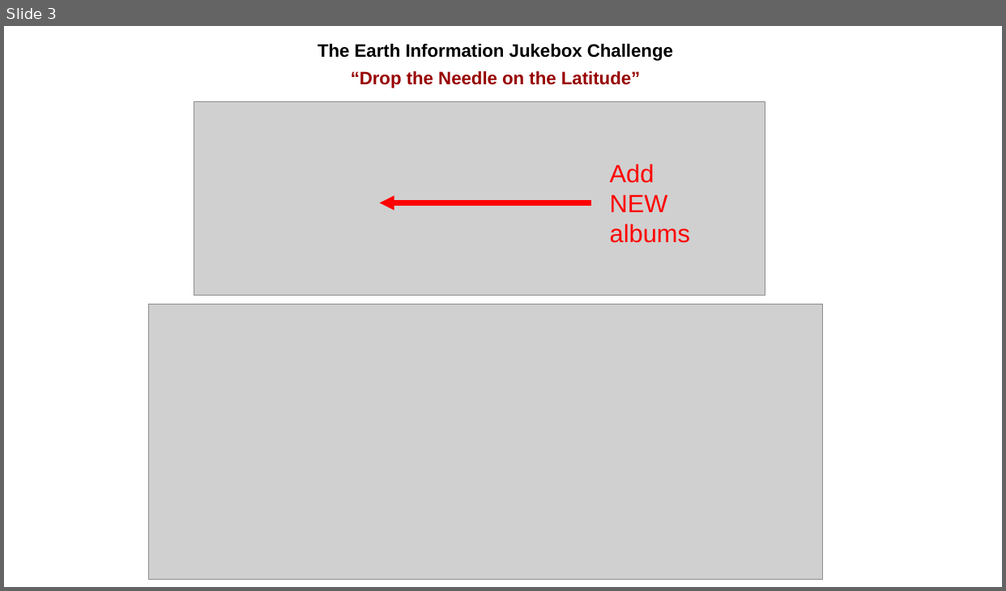
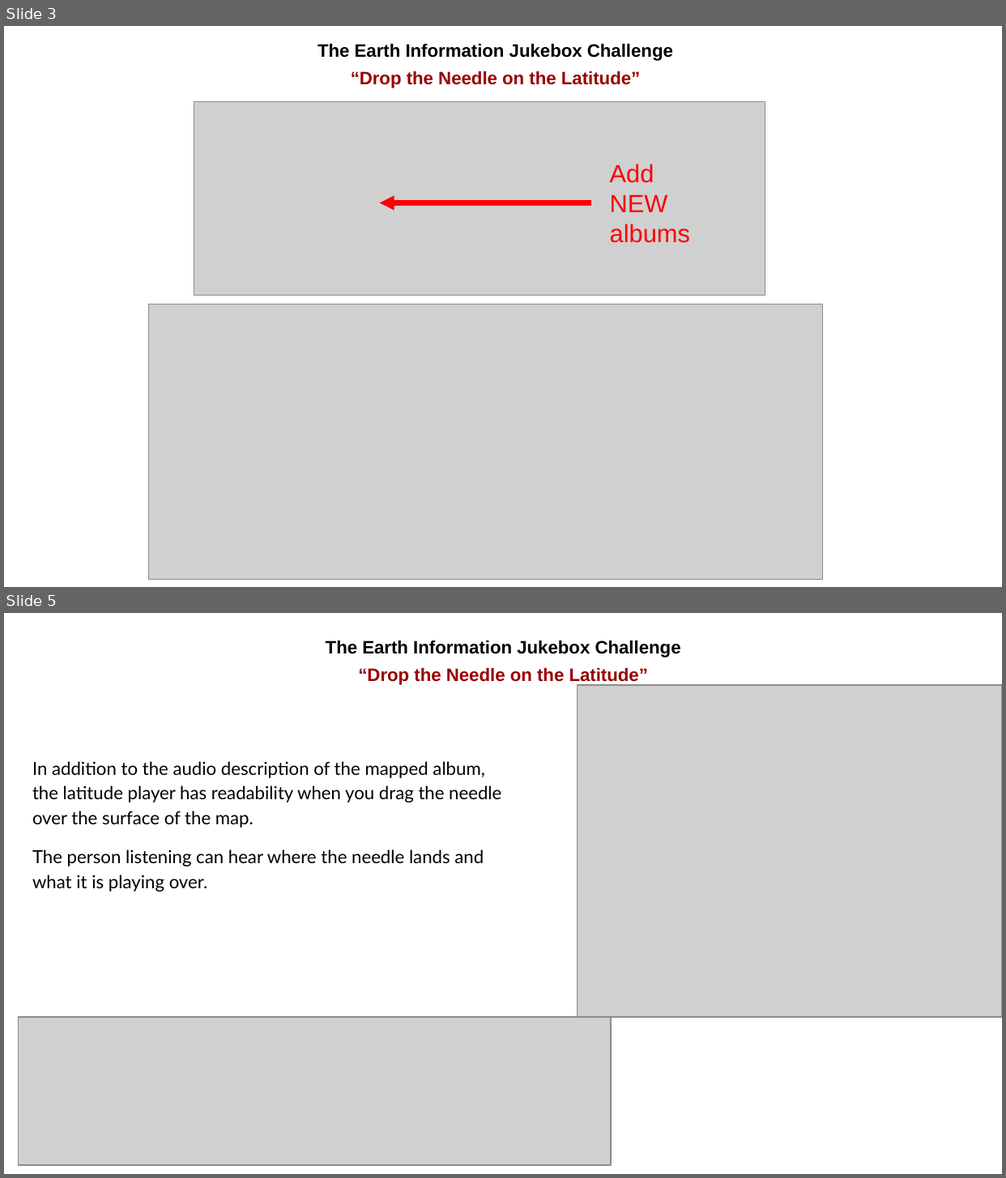
Before and after one commit to ss-stewart/Earth_Info_Jukebox, a slide deck: BKBBs NASA Space APPS.pptx. Shown one above the other, each under a label of ours: slide 3 before the commit, slides 3 and 5 after it; the slides between them are not shown. The pictures are 1006x591 and 1006x1178 pixels, drawn with LibreOffice and Linux fonts; fonts in the diff are those of the drawing; grey boxes stand for pictures. Boxes give left, top, right and bottom in pixels: in the first picture for what was removed or moved away, otherwise in the second. Text is boxed around its words. In the diff, an @@ line names an element or a change of style, - is before the commit and + after.

```diff
--- a/BKBBs NASA Space APPS.pptx
+++ b/BKBBs NASA Space APPS.pptx
@@ slide 5 added at [4,613,1002,1174], background #FFFFFF @@
@@ text added at [326,641,681,685], 13 pt, text #000000, bold @@
+The Earth Information Jukebox Challenge
+“Drop the Needle on the Latitude”
@@ picture added at [577,685,1002,1017] @@
@@ text added at [32,761,501,892], 13 pt, text #000000 @@
+In addition to the audio description of the mapped album, the latitude player has readability when you drag the needle over the surface of the map.
+The person listening can hear where the needle lands and what it is playing over.
@@ picture added at [18,1017,611,1166] @@
```
Also in this commit, not shown: 4 slides changed, 1 slide removed, 1 other file.
